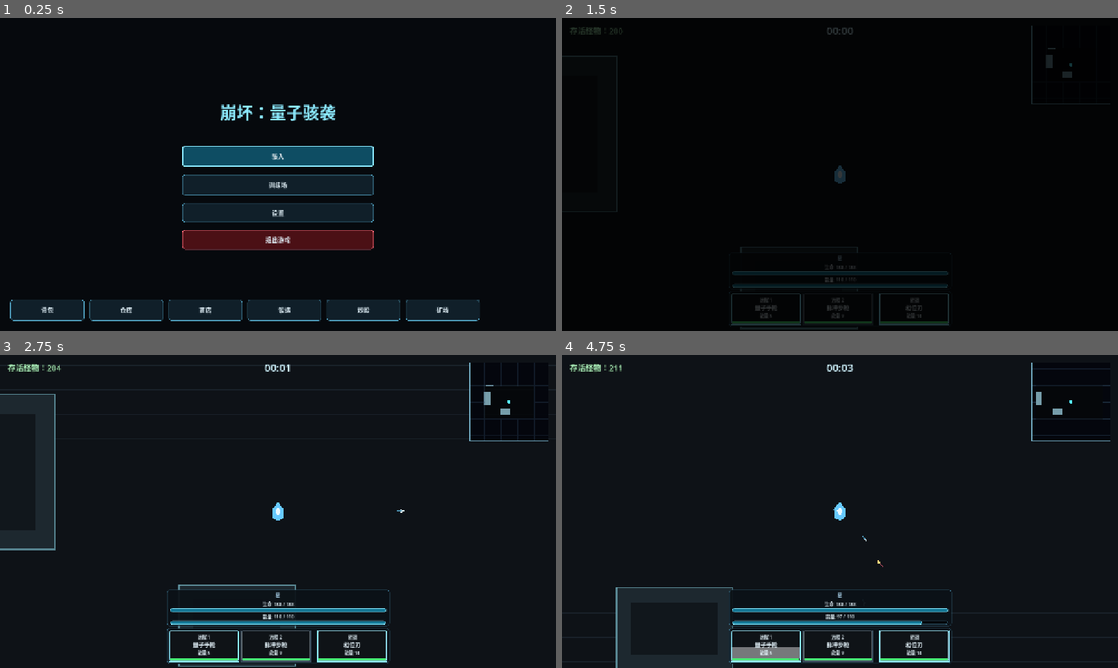
Above: before the commit, frames 1-4 (two rows, left to right).
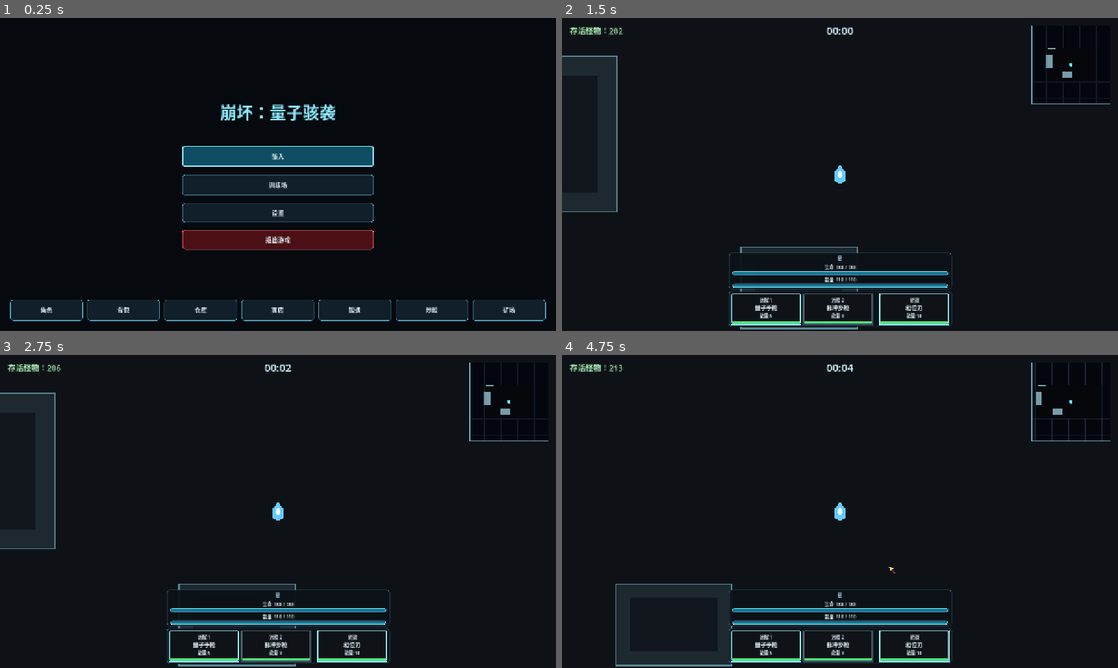
Above: after the commit, the same moments.

Repository: LisBam/StarHacker
Game: Godot game, scene res://scenes/ui/main_menu.tscn
Two runs of this game, one before a commit and one after it. Both use one fixed random seed, a clock stepped at 60 frames per second and the inputs below.
Inputs (mouse positions are in pixels of both pictures, inside the frame that each line leads up to):
- Up to frame 1 (0.25 s): no input
- Up to frame 2 (1.5 s): click "骇入" at 0.5 s; click (1056, 305) at 1.25 s, where only the run before the commit has a clickable "进入骇入"
- Up to frame 3 (2.75 s): tap Enter at 2 s; drag from (205, 646) to (300, 511) at 2.02 s
- Up to frame 4 (4.75 s): drag from (840, 646) to (862, 511) at 2.77 s; move the mouse to (912, 646) at 3.52 s; hold D (move_right) 3.53-4.25 s; tap Space (dodge) at 3.6 s; click (912, 646) at 3.67 s; drag from (812, 574) to (962, 646) at 4.27 s

The runs differ from the first frame. In frame 1, 1.8% of the frame differs, in the area x 7-99%, y 90-97%; in frame 2, 7.1%, in the area x 0-99%, y 2-100%; in frame 3, 0.4%; in frame 4, 1.2%.
Error after the commit: Trying to assign an array of type "Array" to a variable of type "Array[float]". (res://scripts/components/ranged_attack_component.gd:132)

Commit message:
1.优化恢复仓库背包等界面的滚动条 2.解耦独立角色选择系统 3.重新布局主菜单
1.优化散射武器弹体扇形分布
2.完善散射弹道验证规范

Diff:
--- a/data/weapons/prism_scatter_gun.tres
+++ b/data/weapons/prism_scatter_gun.tres
@@ -1,4 +1,4 @@
-[gd_resource type="Resource" script_class="WeaponData" format=3]
+[gd_resource type="Resource" script_class="WeaponData" format=3 uid="uid://c412qfbq55g3q"]
 
 [ext_resource type="Script" uid="uid://bnwiep4d7h6jo" path="res://scripts/data/weapon_data.gd" id="1_weapon_data"]
 [ext_resource type="PackedScene" path="res://scenes/projectiles/player_projectile.tscn" id="2_projectile"]
@@ -7,7 +7,7 @@
 script = ExtResource("1_weapon_data")
 weapon_id = "prism_scatter_gun"
 display_name = "棱镜散射枪"
-description = "具有散射属性的量子枪械，每轮中的全部弹体都会独立受到扩散影响。"
+description = "具有散射属性的量子枪械，每轮保留一颗中心弹，其余弹体尽量铺满扩散扇区。"
 icon_text = "散"
 sell_price = 150
 energy_cost = 12.0
@@ -16,7 +16,7 @@
 bullet_range = 300.0
 ranged_damage = 16.0
 ranged_cooldown = 0.32
-spread_degrees = 7.0
+spread_degrees = 14.0
 has_scatter = true
 scatter_count = 2
 recoil_force = 115.0
--- a/scenes/ui/character_select.tscn
+++ b/scenes/ui/character_select.tscn
@@ -41,7 +41,7 @@
 layout_mode = 2
 theme_override_colors/font_color = Color(0.721569, 0.894118, 1, 1)
 theme_override_font_sizes/font_size = 30
-text = "骇入 - 角色选择"
+text = "角色系统"
 horizontal_alignment = 1
 
 [node name="MainColumns" type="HBoxContainer" parent="RootMargin/RootContent"]
@@ -223,4 +223,4 @@
 unique_name_in_owner = true
 custom_minimum_size = Vector2(180, 44)
 layout_mode = 2
-text = "进入骇入"
+text = "确认选择"
--- a/scenes/ui/main_menu.tscn
+++ b/scenes/ui/main_menu.tscn
@@ -70,88 +70,63 @@
 layout_mode = 2
 text = "退出游戏"
 
-[node name="BackpackButton" type="Button" parent="."]
-unique_name_in_owner = true
-custom_minimum_size = Vector2(170, 48)
-layout_mode = 1
-anchors_preset = -1
-anchor_top = 1.0
+[node name="BottomMenuMargin" type="MarginContainer" parent="."]
+layout_mode = 1
+anchors_preset = 12
+anchor_right = 1.0
 anchor_bottom = 1.0
-offset_left = 24.0
 offset_top = -72.0
-offset_right = 194.0
 offset_bottom = -24.0
+grow_horizontal = 2
 grow_vertical = 0
+theme_override_constants/margin_left = 24
+theme_override_constants/margin_right = 24
+
+[node name="BottomMenuButtons" type="HBoxContainer" parent="BottomMenuMargin"]
+layout_mode = 2
+theme_override_constants/separation = 10
+alignment = 1
+
+[node name="CharacterButton" type="Button" parent="BottomMenuMargin/BottomMenuButtons"]
+unique_name_in_owner = true
+layout_mode = 2
+size_flags_horizontal = 3
+text = "角色"
+
+[node name="BackpackButton" type="Button" parent="BottomMenuMargin/BottomMenuButtons"]
+unique_name_in_owner = true
+layout_mode = 2
+size_flags_horizontal = 3
 text = "背包"
 
-[node name="WarehouseButton" type="Button" parent="."]
-unique_name_in_owner = true
-custom_minimum_size = Vector2(170, 48)
-layout_mode = 1
-anchors_preset = -1
-anchor_top = 1.0
-anchor_bottom = 1.0
-offset_left = 206.0
-offset_top = -72.0
-offset_right = 376.0
-offset_bottom = -24.0
-grow_vertical = 0
+[node name="WarehouseButton" type="Button" parent="BottomMenuMargin/BottomMenuButtons"]
+unique_name_in_owner = true
+layout_mode = 2
+size_flags_horizontal = 3
 text = "仓库"
 
-[node name="ShopButton" type="Button" parent="."]
-unique_name_in_owner = true
-custom_minimum_size = Vector2(170, 48)
-layout_mode = 1
-anchors_preset = -1
-anchor_top = 1.0
-anchor_bottom = 1.0
-offset_left = 388.0
-offset_top = -72.0
-offset_right = 558.0
-offset_bottom = -24.0
-grow_vertical = 0
+[node name="ShopButton" type="Button" parent="BottomMenuMargin/BottomMenuButtons"]
+unique_name_in_owner = true
+layout_mode = 2
+size_flags_horizontal = 3
 text = "商店"
 
-[node name="ForgeButton" type="Button" parent="."]
-unique_name_in_owner = true
-custom_minimum_size = Vector2(170, 48)
-layout_mode = 1
-anchors_preset = -1
-anchor_top = 1.0
-anchor_bottom = 1.0
-offset_left = 570.0
-offset_top = -72.0
-offset_right = 740.0
-offset_bottom = -24.0
-grow_vertical = 0
+[node name="ForgeButton" type="Button" parent="BottomMenuMargin/BottomMenuButtons"]
+unique_name_in_owner = true
+layout_mode = 2
+size_flags_horizontal = 3
 text = "锻造"
 
-[node name="StockMarketButton" type="Button" parent="."]
-unique_name_in_owner = true
-custom_minimum_size = Vector2(170, 48)
-layout_mode = 1
-anchors_preset = -1
-anchor_top = 1.0
-anchor_bottom = 1.0
-offset_left = 752.0
-offset_top = -72.0
-offset_right = 922.0
-offset_bottom = -24.0
-grow_vertical = 0
+[node name="StockMarketButton" type="Button" parent="BottomMenuMargin/BottomMenuButtons"]
+unique_name_in_owner = true
+layout_mode = 2
+size_flags_horizontal = 3
 text = "炒股"
 
-[node name="MiningFarmButton" type="Button" parent="."]
-unique_name_in_owner = true
-custom_minimum_size = Vector2(170, 48)
-layout_mode = 1
-anchors_preset = -1
-anchor_top = 1.0
-anchor_bottom = 1.0
-offset_left = 934.0
-offset_top = -72.0
-offset_right = 1104.0
-offset_bottom = -24.0
-grow_vertical = 0
+[node name="MiningFarmButton" type="Button" parent="BottomMenuMargin/BottomMenuButtons"]
+unique_name_in_owner = true
+layout_mode = 2
+size_flags_horizontal = 3
 text = "矿场"
 
 [node name="SettingsPanel" type="PanelContainer" parent="."]
--- a/scripts/components/ranged_attack_component.gd
+++ b/scripts/components/ranged_attack_component.gd
@@ -96,6 +96,7 @@
 		return false
 	# 连击运行参数；集中保存本次攻击数据，后续轮次无需依赖玩家当前装备槽状态。
 	weapon_data.set_meta("active_scatter_count", selected_scatter_count)
+	weapon_data.set_meta("active_has_scatter", _weapon_has_attribute(weapon_data, "has_scatter"))
 	weapon_data.set_meta("active_piercing_count", selected_piercing_count)
 	weapon_data.set_meta("active_projectile_scene", selected_projectile_scene)
 	weapon_data.set_meta("active_projectile_speed", selected_projectile_speed)
@@ -121,12 +122,17 @@
 		return false
 	# 当前轮成功弹体数量；至少一颗成功生成才把该轮视为有效攻击。
 	var spawned_projectile_count: int = 0
-	# 当前轮散射数量；每颗弹体独立抽取扩散角度，因此同轮弹道不会重叠锁死。
+	# 当前轮散射数量；显式散射武器按扇形角度表生成，普通武器仍只发射一颗弹体。
 	var scatter_count: int = maxi(int(weapon_data.get_meta("active_scatter_count", 1)), 1)
-	for _projectile_index in range(scatter_count):
-		# 本颗弹体方向；独立应用武器扩散范围，散射生成的每颗子弹都受扩散属性影响。
-		var spread_degrees: float = maxf(float(weapon_data.get_meta("active_spread_degrees", 0.0)), 0.0)
-		var resolved_direction: Vector2 = direction.rotated(deg_to_rad(_spread_random.randf_range(-spread_degrees, spread_degrees)))
+	# 当前轮扩散角度；限制为非负数，表示瞄准方向两侧各自允许使用的最大角度。
+	var spread_degrees: float = maxf(float(weapon_data.get_meta("active_spread_degrees", 0.0)), 0.0)
+	# 是否为显式散射武器；散射武器固定保留中心弹，普通武器继续使用单弹随机扩散。
+	var has_scatter: bool = bool(weapon_data.get_meta("active_has_scatter", false))
+	# 当前轮弹体角度表；元素为相对瞄准方向的角度，数量与本轮弹体数一致。
+	var projectile_offsets: Array[float] = _build_scatter_offsets_degrees(scatter_count, spread_degrees) if has_scatter else [_spread_random.randf_range(-spread_degrees, spread_degrees)]
+	for projectile_offset in projectile_offsets:
+		# 本颗弹体方向；散射武器使用分层扇形角度，普通武器使用原有随机角度。
+		var resolved_direction: Vector2 = direction.rotated(deg_to_rad(projectile_offset))
 		# 本颗弹体出生位置；枪口或备用位置被墙体阻挡时只跳过该颗弹体。
 		var spawn_position: Vector2 = _get_spawn_position(resolved_direction)
 		if _is_spawn_blocked(resolved_direction, spawn_position):
@@ -159,6 +165,40 @@
 	return spawned_projectile_count > 0
 
 
+func _build_scatter_offsets_degrees(scatter_count: int, spread_degrees: float) -> Array[float]:
+	## 生成显式散射武器的扇形角度表；固定包含 0 度中心弹，其余弹体在左右扩散区间内最大化相邻间距。
+	# 安全弹体数量；最低为 1，异常强化数据不会生成空射击轮次。
+	var resolved_scatter_count: int = maxi(scatter_count, 1)
+	# 安全扩散角；最低为 0，零扩散时全部弹体只能沿瞄准方向重合。
+	var resolved_spread_degrees: float = maxf(spread_degrees, 0.0)
+	# 角度结果；第一项固定为 0，保证每轮至少一颗子弹严格靠近瞄准方向。
+	var offsets: Array[float] = [0.0]
+	if resolved_scatter_count <= 1 or resolved_spread_degrees <= 0.0:
+		while offsets.size() < resolved_scatter_count:
+			offsets.append(0.0)
+		return offsets
+
+	# 中心弹之外的弹体数量；尽量平均分配到瞄准方向左右两侧。
+	var remaining_projectile_count: int = resolved_scatter_count - 1
+	# 左侧弹体数量；偶数总弹数会随机决定多出的一颗位于哪一侧，避免长期固定偏向。
+	var left_projectile_count: int = remaining_projectile_count / 2
+	# 右侧弹体数量；与左侧共同占满全部剩余弹体。
+	var right_projectile_count: int = remaining_projectile_count - left_projectile_count
+	if remaining_projectile_count % 2 == 1 and _spread_random.randi_range(0, 1) == 0:
+		left_projectile_count = right_projectile_count
+		right_projectile_count = remaining_projectile_count - left_projectile_count
+
+	for left_index in range(1, left_projectile_count + 1):
+		# 左侧角度；按本侧弹体总数等距铺到负扩散边界，最大化中心弹与相邻弹体的间距。
+		var left_offset: float = -resolved_spread_degrees * float(left_index) / float(left_projectile_count)
+		offsets.append(left_offset)
+	for right_index in range(1, right_projectile_count + 1):
+		# 右侧角度；按本侧弹体总数等距铺到正扩散边界，与左侧共同覆盖完整扇区。
+		var right_offset: float = resolved_spread_degrees * float(right_index) / float(right_projectile_count)
+		offsets.append(right_offset)
+	return offsets
+
+
 func _start_cooldown(duration: float) -> void:
 	_cooldown_remaining = maxf(duration, 0.0)
 	_cooldown_duration = maxf(duration, 0.0)
--- a/scripts/ui/character_select.gd
+++ b/scripts/ui/character_select.gd
@@ -1,7 +1,7 @@
 extends Control
 
-## 角色选择场景负责在骇入或训练场开始前确认当前角色。
-## 左侧按钮只切换当前查看目标，右侧详情面板展示角色定位、说明、占位数值和后续技能入口。
+## 独立角色系统负责查看和确认当前角色，不再作为进入骇入或训练场的前置步骤。
+## 左侧按钮只切换当前查看目标，右侧详情面板展示角色定位、基础数值和后续技能入口。
 
 ## 星角色标识；默认与 SessionState 保持一致，修改会影响星按钮的选择目标。
 const CHARACTER_STELLE: String = "stelle"
@@ -12,8 +12,6 @@
 ## 全局窗口样式指南；统一角色列表、详情分区、属性条和底部操作按钮的视觉。
 const UI_STYLE_GUIDE: Script = preload("res://scripts/ui/ui_style_guide.gd")
 
-## 游戏场景路径；默认进入当前战斗承载场景，只允许填写 tscn 资源，运行时通常不动态修改。
-@export_file("*.tscn") var game_scene_path: String = "res://scenes/game/game_world.tscn"
 ## 主菜单场景路径；默认返回项目主菜单，只允许填写 tscn 资源，运行时通常不动态修改。
 @export_file("*.tscn") var main_menu_scene_path: String = "res://scenes/ui/main_menu.tscn"
 ## 数值条显示上限；取值应大于 0，默认 200 覆盖当前占位生命和能量范围，修改会影响详情面板条形比例。
@@ -84,10 +82,8 @@
 
 
 func _refresh_title() -> void:
-	# 当前模式显示名；取值来自 SessionState，默认骇入，用于标题和确认按钮文案。
-	var mode_label: String = _get_session_game_mode_label()
-	_title_label.text = "%s - 角色选择" % mode_label
-	_confirm_button.text = "进入%s" % mode_label
+	_title_label.text = "角色系统"
+	_confirm_button.text = "确认选择"
 
 
 func _select_character(character_id: String) -> void:
@@ -149,21 +145,6 @@
 	return _normalize_character_id(str(session_state.get("selected_character_id")))
 
 
-func _get_session_game_mode_label() -> String:
-	# 会话状态节点；默认由自动加载提供，缺失时按骇入显示。
-	var session_state: Node = _get_session_state()
-	if session_state == null:
-		return "骇入"
-
-	if session_state.has_method("get_game_mode_label"):
-		return str(session_state.call("get_game_mode_label"))
-
-	if session_state.has_method("is_training_mode") and bool(session_state.call("is_training_mode")):
-		return "训练场"
-
-	return "骇入"
-
-
 func _get_character_profile(character_id: String) -> Dictionary:
 	# 会话状态节点；默认由自动加载提供，缺失时使用本地最小兜底档案。
 	var session_state: Node = _get_session_state()
@@ -222,7 +203,7 @@
 
 func _on_confirm_button_pressed() -> void:
 	_set_session_selected_character(_selected_character_id)
-	_change_scene_with_transition(game_scene_path)
+	_change_scene_with_transition(main_menu_scene_path)
 
 
 func _on_back_button_pressed() -> void:
--- a/scripts/ui/main_menu.gd
+++ b/scripts/ui/main_menu.gd
@@ -1,8 +1,8 @@
 extends Control
 
 ## 主菜单负责项目启动后的第一个可交互界面。
-## 这里保留骇入、训练场、设置和退出四条清晰路径，避免把游戏流程逻辑写进具体按钮。
-## character_select_scene_path 暴露在检查器中，后续替换角色选择入口时无需修改脚本。
+## 这里保留骇入、训练场、角色系统、设置和退出等清晰路径，避免把游戏流程逻辑写进具体按钮。
+## 战斗入口直接使用 SessionState 当前角色；角色选择作为独立系统从底部“角色”按钮进入。
 
 ## 正式骇入模式标识；默认写入 SessionState，修改会影响骇入入口进入后的模式判定。
 const GAME_MODE_HACK: String = "hack"
@@ -30,20 +30,24 @@
 const DEVELOPER_MENU_SCRIPT: Script = preload("res://scripts/ui/developer_menu.gd")
 ## 开发者模式解锁序列；默认由六个英文字母组成，输入错误会按首字母重新匹配。
 const DEVELOPER_UNLOCK_SEQUENCE: String = "LISBAM"
-## 角色选择场景路径；默认进入独立角色选择场景，只允许填写 tscn 资源，运行时通常不动态修改，改错会导致入口无法继续。
+## 角色系统场景路径；默认由主菜单底部“角色”按钮进入，只允许填写 tscn 资源，运行时通常不动态修改。
 @export_file("*.tscn") var character_select_scene_path: String = "res://scenes/ui/character_select.tscn"
-
-## 骇入按钮缓存；默认绑定唯一名 StartButton，必须是 Button，修改节点名会导致正式入口无法进入角色选择。
+## 游戏场景路径；骇入和训练场入口写入模式后直接进入该场景，当前角色由 SessionState 提供。
+@export_file("*.tscn") var game_scene_path: String = "res://scenes/game/game_world.tscn"
+
+## 骇入按钮缓存；默认绑定唯一名 StartButton，必须是 Button，修改节点名会导致正式入口无法进入战斗。
 @onready var _start_button: Button = %StartButton
-## 训练场按钮缓存；默认绑定唯一名 TrainingButton，必须是 Button，修改节点名会导致训练场入口无法进入角色选择。
+## 训练场按钮缓存；默认绑定唯一名 TrainingButton，必须是 Button，修改节点名会导致训练场入口无法进入战斗。
 @onready var _training_button: Button = %TrainingButton
 ## 设置按钮缓存；默认绑定唯一名 SettingsButton，必须是 Button，修改节点名会导致主菜单无法打开设置。
 @onready var _settings_button: Button = %SettingsButton
 ## 退出按钮缓存；默认绑定唯一名 QuitButton，必须是 Button，修改节点名会导致主菜单无法退出程序。
 @onready var _quit_button: Button = %QuitButton
-## 仓库按钮缓存；默认固定在主菜单左下角，点击后打开全局背包与装备调整界面。
+## 仓库按钮缓存；默认位于主菜单底部功能栏第三位，点击后打开全局背包与装备调整界面。
 @onready var _warehouse_button: Button = %WarehouseButton
-## 背包按钮缓存；默认位于主菜单左下角首位，点击后打开游戏内同款装备栏与随身物品界面。
+## 角色按钮缓存；默认位于主菜单底部功能栏首位，点击后进入独立角色系统。
+@onready var _character_button: Button = %CharacterButton
+## 背包按钮缓存；默认位于角色按钮右侧，点击后打开游戏内同款装备栏与随身物品界面。
 @onready var _backpack_button: Button = %BackpackButton
 ## 商店按钮缓存；默认位于仓库按钮右侧，点击后打开普通商店与灰市界面。
 @onready var _shop_button: Button = %ShopButton
@@ -128,6 +132,7 @@
 	_training_button.pressed.connect(_on_training_button_pressed)
 	_settings_button.pressed.connect(_on_settings_button_pressed)
 	_quit_button.pressed.connect(_on_quit_button_pressed)
+	_character_button.pressed.connect(_on_character_button_pressed)
 	_warehouse_button.pressed.connect(_on_warehouse_button_pressed)
 	_backpack_button.pressed.connect(_on_backpack_button_pressed)
 	_shop_button.pressed.connect(_on_shop_button_pressed)
@@ -173,11 +178,16 @@
 
 
 func _on_start_button_pressed() -> void:
-	_open_character_select(GAME_MODE_HACK)
+	_start_game(GAME_MODE_HACK)
 
 
 func _on_training_button_pressed() -> void:
-	_open_character_select(GAME_MODE_TRAINING)
+	_start_game(GAME_MODE_TRAINING)
+
+
+func _on_character_button_pressed() -> void:
+	_settings_panel.visible = false
+	_change_scene_with_transition(character_select_scene_path)
 
 
 func _on_settings_button_pressed() -> void:
@@ -570,10 +580,11 @@
 	_settings_button.grab_focus()
 
 
-func _open_character_select(game_mode: String) -> void:
+func _start_game(game_mode: String) -> void:
+	## 写入本次模式并直接进入战斗；角色由独立角色系统最后确认的 SessionState 选择提供。
 	_settings_panel.visible = false
 	_set_session_game_mode(game_mode)
-	_change_scene_with_transition(character_select_scene_path)
+	_change_scene_with_transition(game_scene_path)
 
 
 func _change_scene_with_transition(scene_path: String) -> void:
--- a/scripts/ui/ui_style_guide.gd
+++ b/scripts/ui/ui_style_guide.gd
@@ -72,6 +72,8 @@
 const DIALOG_TITLE_SIDE_PADDING: float = 34.0
 ## 自定义弹窗关闭按钮边长；默认 26 像素，在紧凑标题栏内保持清晰点击区域，运行时无需动态修改。
 const DIALOG_CLOSE_BUTTON_SIZE: float = 26.0
+## 滚动条可交互厚度；固定 14 像素，避免仅设置颜色样式时引擎把无图标滚动条压缩为 0 像素。
+const SCROLLBAR_THICKNESS: float = 14.0
 ## 自定义弹窗标题栏背景；固定完全不透明的深蓝色，避免最外层标题区域透出场景背景。
 const DIALOG_TITLE_BACKGROUND_COLOR: Color = Color(0.025, 0.045, 0.065, 1.0)
 
@@ -197,12 +199,19 @@
 	interface_theme.set_stylebox("slider", "HSlider", slider_track_style)
 	interface_theme.set_stylebox("grabber_area", "HSlider", slider_fill_style)
 	interface_theme.set_stylebox("grabber_area_highlight", "HSlider", _create_flat_style(Color(0.12, 0.62, 0.74, 1.0), Color.WHITE, 1, 3))
-	# 滚动条轨道；保持低对比，避免商品和物品列表被滚动条抢占注意力。
-	var scroll_track_style: StyleBoxFlat = _create_flat_style(Color(0.018, 0.032, 0.042, 0.72), Color.TRANSPARENT, 0, 4)
+	# 水平滚动条轨道；上下内容边距共同形成固定可交互高度。
+	var horizontal_scroll_track_style: StyleBoxFlat = _create_flat_style(Color(0.018, 0.032, 0.042, 0.72), Color.TRANSPARENT, 0, 4)
+	horizontal_scroll_track_style.content_margin_top = SCROLLBAR_THICKNESS * 0.5
+	horizontal_scroll_track_style.content_margin_bottom = SCROLLBAR_THICKNESS * 0.5
+	# 垂直滚动条轨道；左右内容边距共同形成固定可交互宽度，确保滑块可见且可直接拖动。
+	var vertical_scroll_track_style: StyleBoxFlat = _create_flat_style(Color(0.018, 0.032, 0.042, 0.72), Color.TRANSPARENT, 0, 4)
+	vertical_scroll_track_style.content_margin_left = SCROLLBAR_THICKNESS * 0.5
+	vertical_scroll_track_style.content_margin_right = SCROLLBAR_THICKNESS * 0.5
 	# 滚动条滑块；默认青灰色，悬停和按压时提高亮度。
 	var scroll_grabber_style: StyleBoxFlat = _create_flat_style(Color(0.18, 0.40, 0.48, 0.92), Color(0.28, 0.58, 0.68, 0.92), 1, 4)
+	interface_theme.set_stylebox("scroll", "HScrollBar", horizontal_scroll_track_style)
+	interface_theme.set_stylebox("scroll", "VScrollBar", vertical_scroll_track_style)
 	for scroll_type in ["HScrollBar", "VScrollBar"]:
-		interface_theme.set_stylebox("scroll", scroll_type, scroll_track_style)
 		interface_theme.set_stylebox("grabber", scroll_type, scroll_grabber_style)
 		interface_theme.set_stylebox("grabber_highlight", scroll_type, _create_flat_style(Color(0.24, 0.58, 0.68, 1.0), ACCENT_COLOR, 1, 4))
 		interface_theme.set_stylebox("grabber_pressed", scroll_type, _create_flat_style(Color(0.12, 0.34, 0.42, 1.0), ACCENT_COLOR, 1, 4))
--- a/scripts/ui/warehouse_panel.gd
+++ b/scripts/ui/warehouse_panel.gd
@@ -303,6 +303,7 @@
 	content.add_child(warehouse_title)
 
 	_warehouse_scroll = ScrollContainer.new()
+	_warehouse_scroll.name = "WarehouseItemScroll"
 	_warehouse_scroll.size_flags_vertical = Control.SIZE_EXPAND_FILL
 	_warehouse_scroll.horizontal_scroll_mode = ScrollContainer.SCROLL_MODE_DISABLED
 	_warehouse_scroll.vertical_scroll_mode = ScrollContainer.SCROLL_MODE_SHOW_ALWAYS
@@ -321,6 +322,7 @@
 	content.add_child(_storage_split_handle)
 
 	_backpack_scroll = ScrollContainer.new()
+	_backpack_scroll.name = "BackpackSectionScroll"
 	_backpack_scroll.size_flags_horizontal = Control.SIZE_EXPAND_FILL
 	_backpack_scroll.size_flags_vertical = Control.SIZE_EXPAND_FILL
 	_backpack_scroll.horizontal_scroll_mode = ScrollContainer.SCROLL_MODE_DISABLED
@@ -360,6 +362,7 @@
 
 	# 随身背包滚动区；默认填充双栏剩余宽度和高度，物品可点击快速转仓或拖拽调整。
 	var carried_scroll: ScrollContainer = ScrollContainer.new()
+	carried_scroll.name = "CarriedItemScroll"
 	carried_scroll.size_flags_horizontal = Control.SIZE_EXPAND_FILL
 	carried_scroll.size_flags_vertical = Control.SIZE_EXPAND_FILL
 	carried_scroll.horizontal_scroll_mode = ScrollContainer.SCROLL_MODE_DISABLED
Not shown, changed: docs/game_framework.md
Not shown, changed: docs/stock_market.md
Not shown, changed: docs/ui_style.md
Not shown, changed: docs/功能验证测试规范.md
Not shown, changed: docs/游戏机制与玩法内容.md
